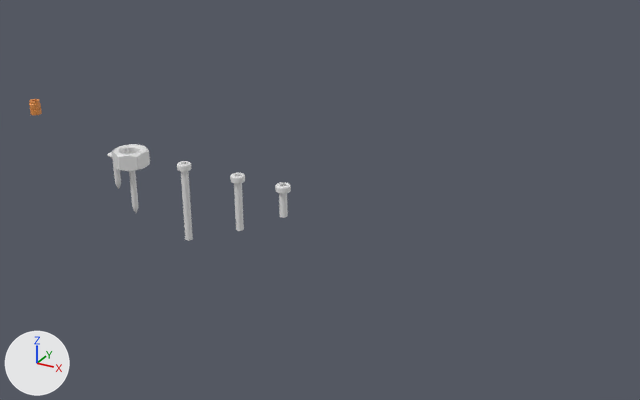
A saved change to the Blender file bolts_and_nuts.blend.
Both versions are drawn from a 50 mm camera at (2.262, -2.546, 1.237) aimed at (0.814, 0.087, -0.08). Arrows for +X, +Y and +Z are at lower left; the lights stay in place.

Names of what the first picture shows: 'M8', 'm3 20mm bolt', 'm3 30mm bolt'.
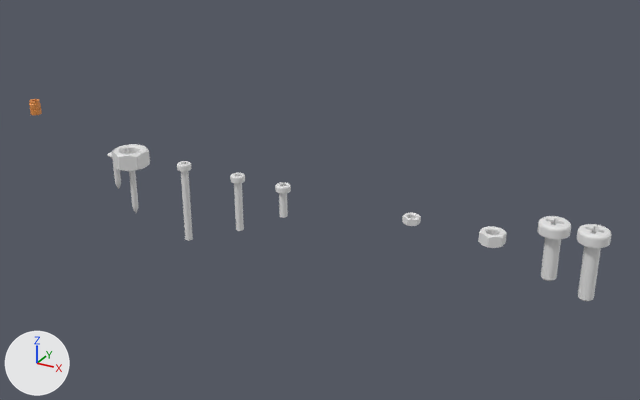
What differs and where, as boxes (x1, y1, x2, y2) in the pictures (640 x 400 px):
'm5 24mm bolt', added: after (577, 224, 612, 301)
'm5 20mm bolt', added: after (537, 216, 571, 281)
'M5nut', added: after (478, 226, 507, 248)
'M3nut', added: after (402, 213, 421, 226)

What changed in the scene script:
```text
Add me_circle_011:
    me_circle_011.from_pydata(...)  # 389 vertices, 351 faces; spans x -0.05..0.05, y -0.05..0.05, z -0.199..0.04
    me_circle_011.materials.append(mat_m)  # white #e7e7e7
Add me_circle_010:
    me_circle_010.from_pydata(...)  # 389 vertices, 351 faces; spans x -0.05..0.05, y -0.05..0.05, z -0.159..0.04
    me_circle_010.materials.append(mat_m)  # white #e7e7e7
Add me_circle_008:
    me_circle_008.from_pydata(...)  # 54 vertices, 40 faces; spans x 0.0..0.0398, y 0.0..0.0448, z 0.0..0.02
    me_circle_008.polygons.foreach_set('use_smooth', [True] * 40)
    me_circle_008.materials.append(mat_m)  # white #e7e7e7
Add me_circle_003:
    me_circle_003.from_pydata(...)  # 54 vertices, 40 faces; spans x 0.0..0.0275, y 0.0..0.031, z 0.0..0.0125
    me_circle_003.polygons.foreach_set('use_smooth', [True] * 40)
    me_circle_003.materials.append(mat_m)  # white #e7e7e7
Add ob_m5_24mm_bolt:
    ob_m5_24mm_bolt = bpy.data.objects.new('m5 24mm bolt', me_circle_011)
    ob_m5_24mm_bolt.location = (1.818, 0.0, 0.027)
Add ob_m5_20mm_bolt:
    ob_m5_20mm_bolt = bpy.data.objects.new('m5 20mm bolt', me_circle_010)
    ob_m5_20mm_bolt.location = (1.696, 0.0, 0.027)
Add ob_m5nut:
    ob_m5nut = bpy.data.objects.new('M5nut', me_circle_008)
    ob_m5nut.location = (1.501, 0.0, -0.032)
    _m = ob_m5nut.modifiers.new('Mirror', 'MIRROR')
    _m.use_axis = (True, True, True)
    _m.use_clip = True
    _m = ob_m5nut.modifiers.new('EdgeSplit', 'EDGE_SPLIT')
    _m.split_angle = 0.81
Add ob_m3nut:
    ob_m3nut = bpy.data.objects.new('M3nut', me_circle_003)
    ob_m3nut.location = (1.216, 0.0, -0.032)
    _m = ob_m3nut.modifiers.new('Mirror', 'MIRROR')
    _m.use_axis = (True, True, True)
    _m.use_clip = True
    _m = ob_m3nut.modifiers.new('EdgeSplit', 'EDGE_SPLIT')
    _m.split_angle = 0.81
```
